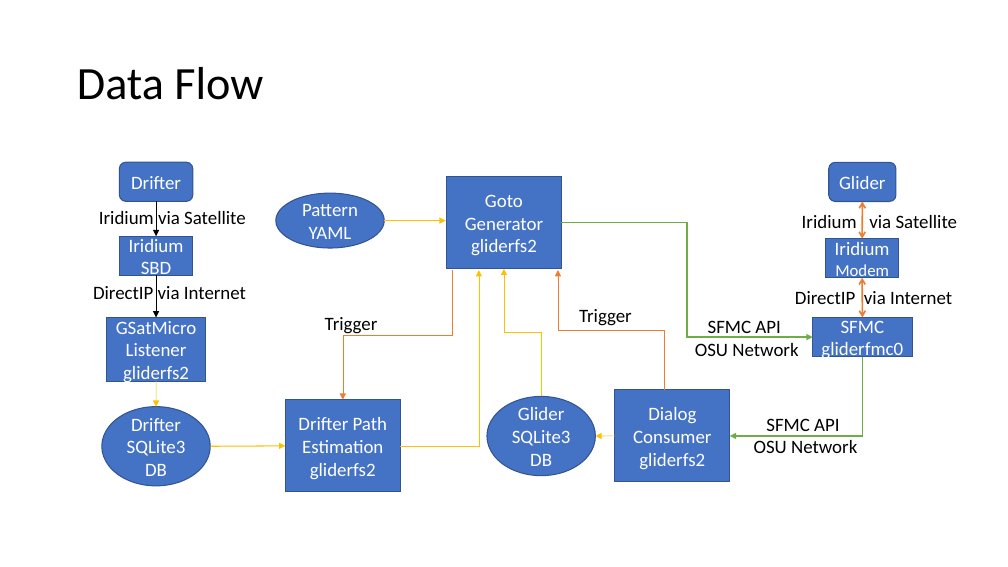
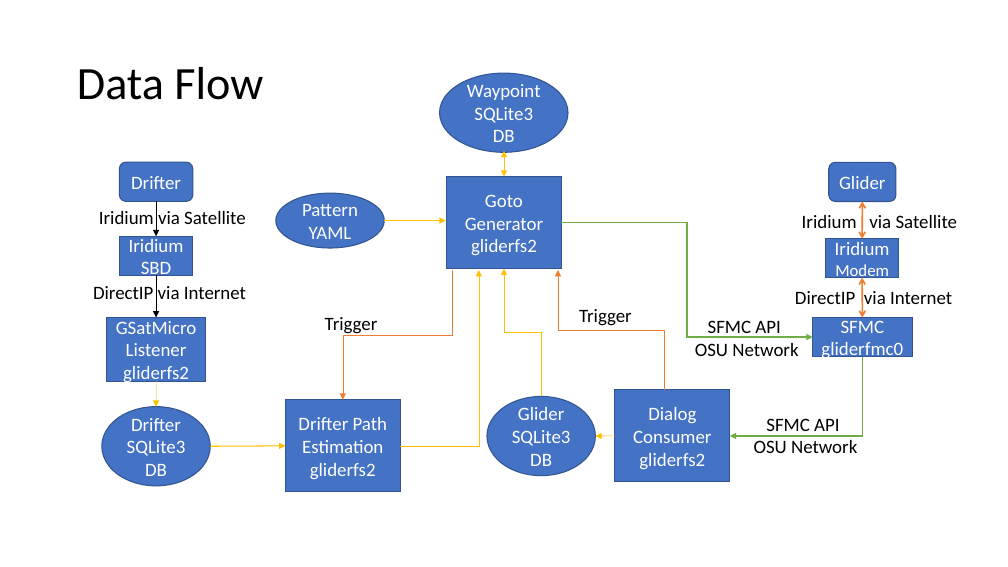
Before and after one commit to mousebrains/GSatMicroListener, a slide deck: slide 2 of Drifter Follower.pptx. Drawn at 1008x567 pixels with LibreOffice and Linux fonts; fonts in the diff are those of the drawing. Boxes give left, top, right and bottom in pixels: in the first picture for what was removed or moved away, otherwise in the second. Text is boxed around its words. In the diff, an @@ line names an element or a change of style, - is before the commit and + after.

Commit message:
Update data flow

```diff
--- a/Drifter Follower.pptx
+++ b/Drifter Follower.pptx
@@ ellipse added at (x1=439, y1=73, x2=568, y2=153), fill #4472C4, outline #325491 1 pt, 18 pt, text #FFFFFF @@
+Waypoint SQLite3
+DB
@@ double arrow added from (504, 151) to (504, 177), #FFC000 0.5 pt @@
```
